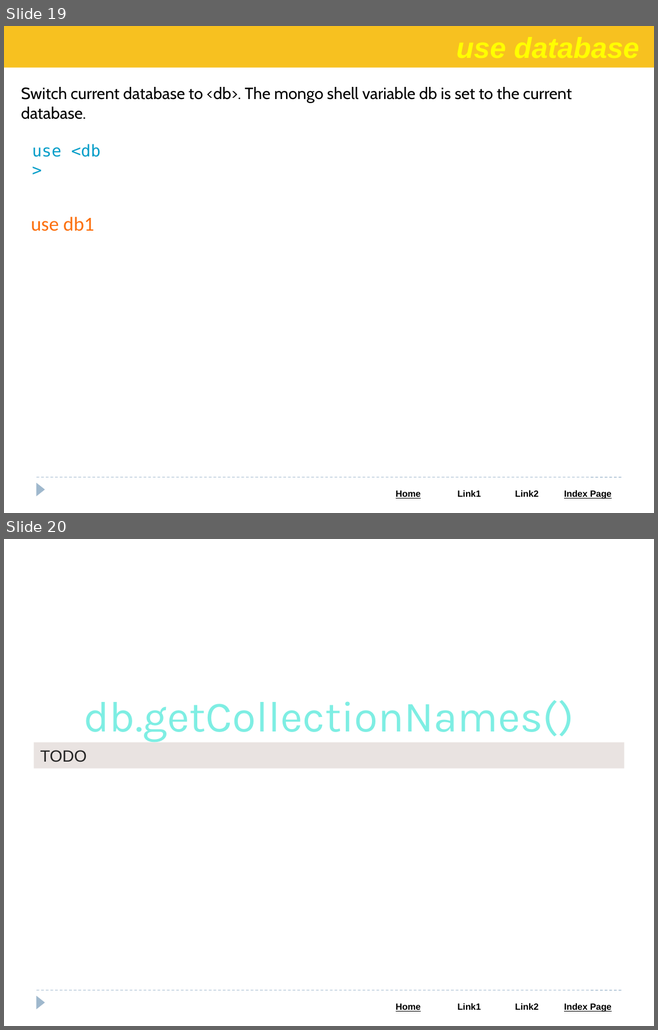
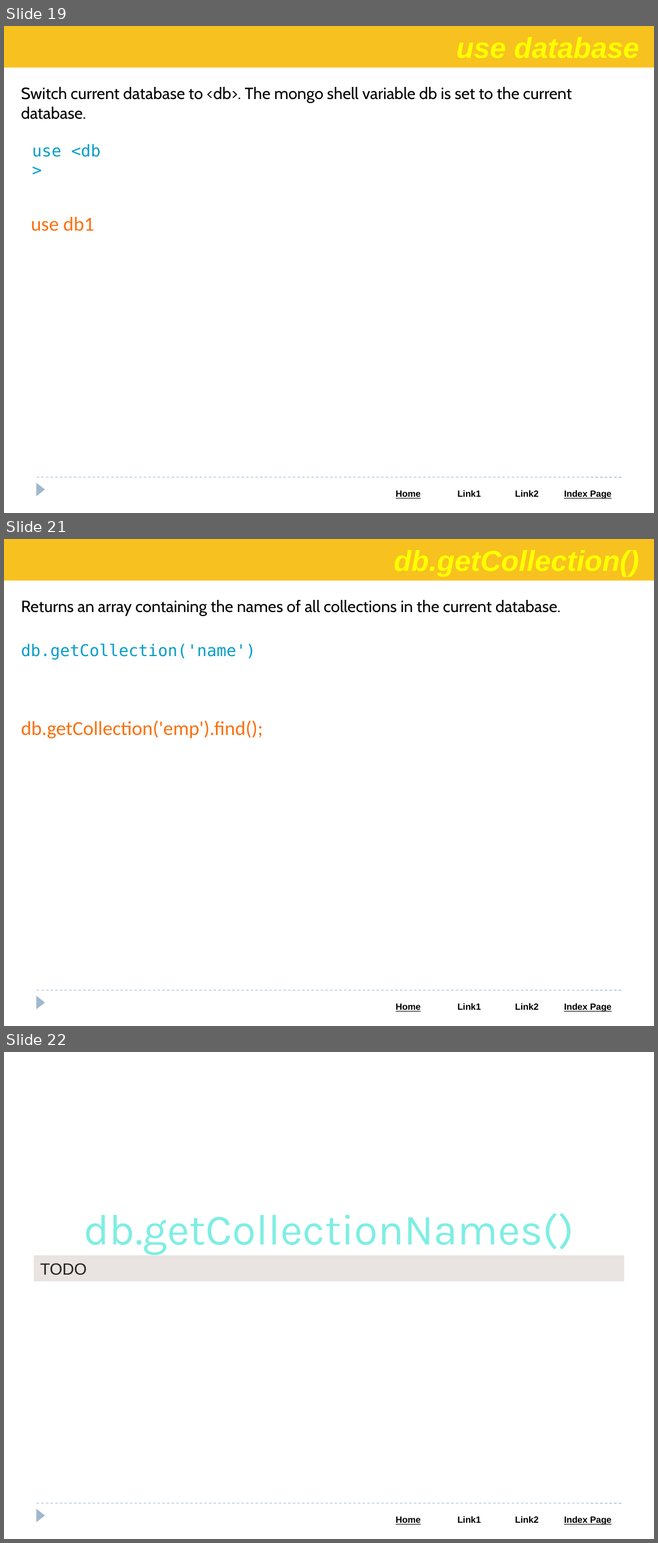
Before and after one commit to Saleel-Bagde/PPT-s, a slide deck: MongoDB.pptx. Shown one above the other, each under a label of ours: slides 19 and 20 before the commit, slides 19, 21 and 22 after it; the slides between them are not shown. The pictures are 658x1030 and 658x1543 pixels, drawn with LibreOffice and Linux fonts; fonts in the diff are those of the drawing. Boxes give left, top, right and bottom in pixels: in the first picture for what was removed or moved away, otherwise in the second. Text is boxed around its words. In the diff, an @@ line names an element or a change of style, - is before the commit and + after.

```diff
--- a/MongoDB.pptx
+++ b/MongoDB.pptx
@@ slide 21 added at [4,539,654,1026], background #FFFFFF; not listed: 3 template elements that a slide beside it also shows @@
@@ rectangle added at [4,539,654,581], fill #F7C120 @@
@@ text added at [21,600,560,616], 18 pt, text #000000 @@
+Returns an array containing the names of all collections in the current database.
@@ text added at [21,643,256,660], 18 pt, text #049DC8 @@
+db.getCollection('name')
@@ text added at [21,721,263,739], 22 pt, text #FC6F0D @@
+db.getCollection('emp').find();
@@ what was slide 20 is now slide 22 @@
```
Also in this commit, not shown: 5 slides changed, 1 other slide added.
